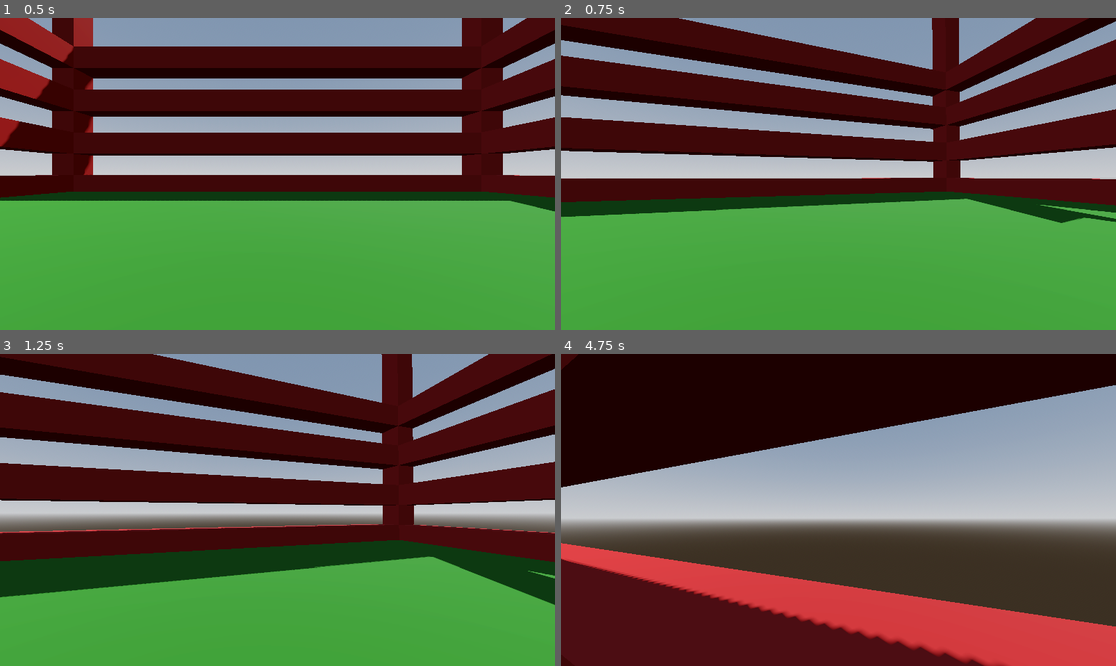
Above: before the commit, frames 1-4 (two rows, left to right).
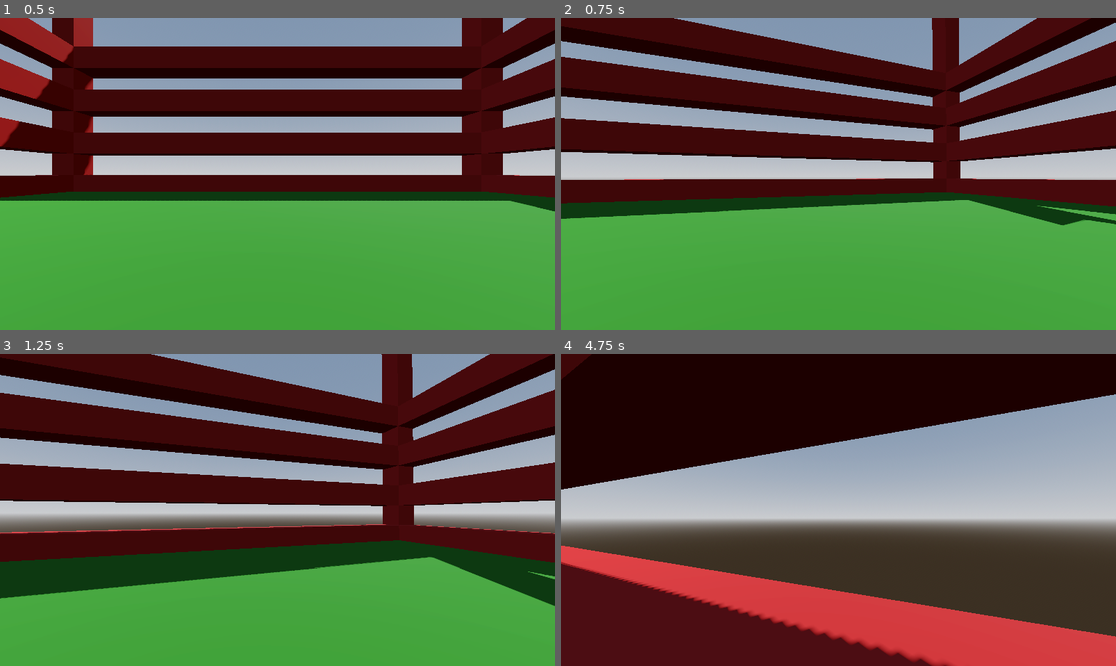
Above: after the commit, the same moments.

Repository: Hiobos/Godot1
Game: Godot game, scene res://node_3d.tscn
Two runs of this game, one before a commit and one after it. Both use one fixed random seed, a clock stepped at 60 frames per second and the inputs below.
Inputs (mouse positions are in pixels of both pictures, inside the frame that each line leads up to):
- Up to frame 1 (0.5 s): no input
- Up to frame 2 (0.75 s): tap Enter at 0.5 s; move the mouse to (866, 174) at 0.52 s; hold W (move_forward) from 0.53 s (still down); tap Shift (Sprint) at 0.6 s
- Up to frame 3 (1.25 s): keep holding W (move_forward); tap Space (jump) at 0.77 s
- Up to frame 4 (4.75 s): keep holding W (move_forward); move the mouse to (810, 510) at 1.27 s; tap Shift (Sprint) every 0.75 s from 1.35 to 4.35 s; tap Space (jump) at 1.52, 3.02, 3.77, 4.52 s; move the mouse to (849, 503) at 2.02 s; move the mouse to (832, 516) at 2.77 s; move the mouse to (877, 513) at 3.52 s; move the mouse to (794, 506) at 4.27 s

Frame 1 is identical in both runs. In frame 2, 3.6% of the frame differs, in the area x 0-100%, y 0-67%; in frame 3, 2.1%; in frame 4, 6.6%, in the area x 0-100%, y 0-100%.

Commit message:
Updated player.gd
character's head now moves up and down giving better immersion while walking

Diff:
--- a/new-game-project/Player.gd
+++ b/new-game-project/Player.gd
@@ -4,6 +4,11 @@
 const SPRINT = 8.0
 const JUMP_VELOCITY = 4.5
 const SENSIVITY = 0.005
+
+#head updown
+const HEAD_MV_FREQ = 20.0
+const HEAD_MV_AMP = 0.08
+var t_head = 0.0
 
 var gravity = 9.8
 
@@ -44,4 +49,12 @@
 		velocity.x = 0.0
 		velocity.z = 0.0
 
+	t_head += delta * velocity.length() * float(is_on_floor())
+	camera.transform.origin = _headmv(t_head)
+
 	move_and_slide()
+
+func _headmv(time) -> Vector3:
+	var pos = Vector3.ZERO
+	pos.y = sin(time * HEAD_MV_FREQ) * HEAD_MV_AMP
+	return pos
